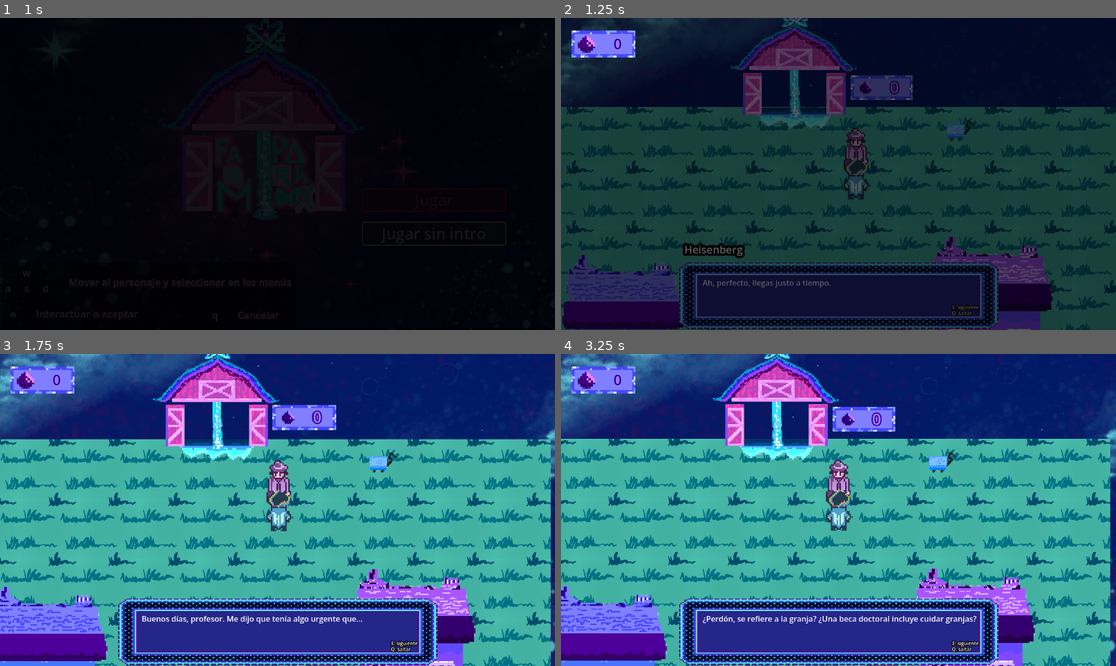
Above: before the commit, frames 1-4 (two rows, left to right).
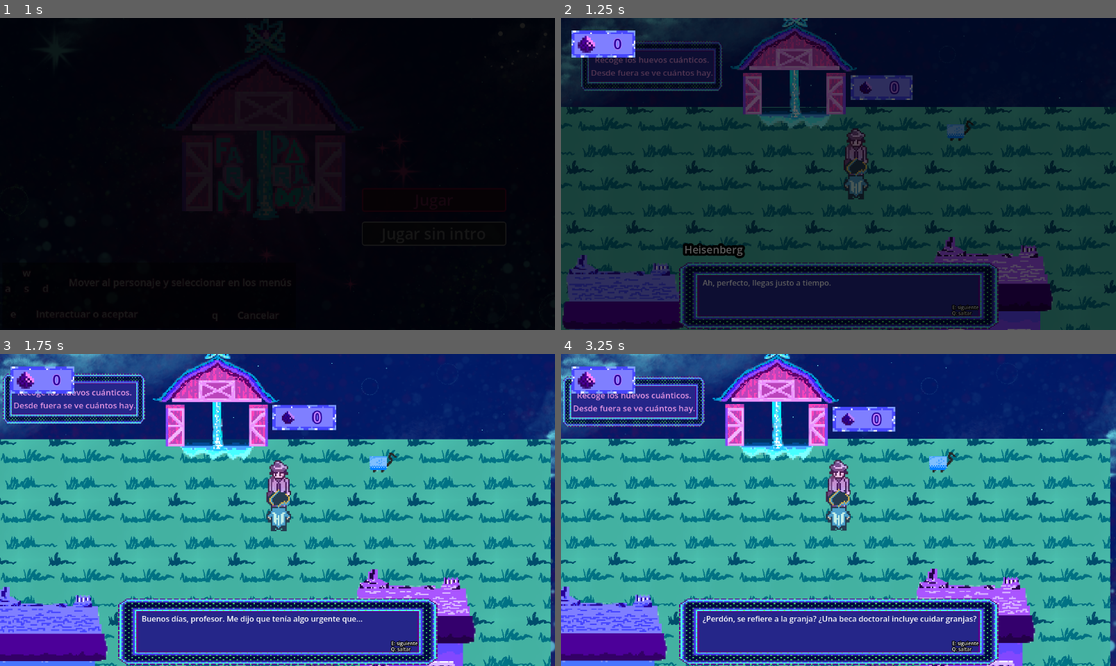
Above: after the commit, the same moments.

Repository: HectorAldao/quantic_gamejam
Game: Godot game, scene res://menus/main_menu/main_menu.tscn
Same seed, same stepped clock (60 frames per second), same inputs: the game is played once before the commit and once after it.
Inputs (mouse positions are in pixels of both pictures, inside the frame that each line leads up to):
- Up to frame 1 (1 s): click "Jugar" at 0.5 s
- Up to frame 2 (1.25 s): no input
- Up to frame 3 (1.75 s): tap Enter (ui_accept) at 1.25, 1.52 s; move the mouse to (399, 494) at 1.27 s; hold D (move_character_right) from 1.28 s (still down); hold E (interact) from 1.28 s (still down)
- Up to frame 4 (3.25 s): move the mouse to (727, 525) at 2.02 s; release D (move_character_right) at 2.03 s; release E (interact) at 2.03 s; hold S (move_character_down) 2.03-2.78 s; tap E (interact) at 2.1 s; tap Enter (ui_accept) at 2.27 s; move the mouse to (894, 441) at 2.77 s; hold D (move_character_right) from 2.78 s (still down); hold E (interact) from 2.78 s (still down)

Frame 1 is identical in both runs. In frame 2, 1.2% of the frame differs, in the area x 3-30%, y 7-24%; in frame 3, 2.9%; in frame 4, 3.0%, in the area x 0-26%, y 7-24%.

Commit message:
feat: add explicaciones

Diff:
--- a/godot_proyecto/scenes/zonas/granja/granja.tscn
+++ b/godot_proyecto/scenes/zonas/granja/granja.tscn
@@ -25,12 +25,54 @@
 [ext_resource type="AudioStream" uid="uid://qa3cb3bqqpxn" path="res://assets/sonidos/erizo_1.mp3" id="21_iednb"]
 [ext_resource type="AudioStream" uid="uid://udear2c6nc8t" path="res://assets/sonidos/conejo_lea_1.mp3" id="23_iednb"]
 [ext_resource type="AudioStream" uid="uid://3ngrs1k6q0uk" path="res://assets/sonidos/conejo_lea_2.mp3" id="24_otj3e"]
+[ext_resource type="Texture2D" uid="uid://d38clopa5xe1l" path="res://assets/text_box/textbox.png" id="25_otj3e"]
 
 [sub_resource type="RectangleShape2D" id="RectangleShape2D_ieqsx"]
 size = Vector2(20, 12.418402)
 
 [sub_resource type="RectangleShape2D" id="RectangleShape2D_j1vlt"]
 size = Vector2(7.757635, 19.980564)
+
+[sub_resource type="LabelSettings" id="LabelSettings_8p500"]
+font_color = Color(0.89843434, 0.59071314, 0.88948995, 1)
+
+[sub_resource type="Animation" id="Animation_otj3e"]
+length = 0.001
+tracks/0/type = "value"
+tracks/0/imported = false
+tracks/0/enabled = true
+tracks/0/path = NodePath(".:position")
+tracks/0/interp = 1
+tracks/0/loop_wrap = true
+tracks/0/keys = {
+"times": PackedFloat32Array(0),
+"transitions": PackedFloat32Array(1),
+"update": 0,
+"values": [Vector2(-254, 661)]
+}
+
+[sub_resource type="Animation" id="Animation_8p500"]
+resource_name = "float"
+length = 4.0
+loop_mode = 1
+tracks/0/type = "value"
+tracks/0/imported = false
+tracks/0/enabled = true
+tracks/0/path = NodePath(".:position")
+tracks/0/interp = 1
+tracks/0/loop_wrap = true
+tracks/0/keys = {
+"times": PackedFloat32Array(0, 2.0098014),
+"transitions": PackedFloat32Array(0.8408964, 1.2311445),
+"update": 0,
+"values": [Vector2(-254, 661), Vector2(-254, 650.165)]
+}
+
+[sub_resource type="AnimationLibrary" id="AnimationLibrary_e2s36"]
+_data = {
+&"RESET": SubResource("Animation_otj3e"),
+&"float": SubResource("Animation_8p500")
+}
 
 [node name="Granja" type="Node2D" unique_id=1924357717]
 script = ExtResource("1_supsg")
@@ -159,6 +201,29 @@
 sprite_texture = ExtResource("12_o7v88")
 sonidos = Array[AudioStream]([ExtResource("23_iednb"), ExtResource("24_otj3e")])
 
+[node name="Explicacion" type="Node2D" parent="." unique_id=1205513705]
+position = Vector2(-254, 661)
+
+[node name="Sprite2D" type="Sprite2D" parent="Explicacion" unique_id=354580545]
+position = Vector2(-5, -18.000002)
+scale = Vector2(1.5559661, 1.7684654)
+texture = ExtResource("25_otj3e")
+
+[node name="Label" type="Label" parent="Explicacion" unique_id=230859321]
+offset_left = -130.0
+offset_top = 7.0
+offset_right = 124.0
+offset_bottom = 82.0
+text = "Pero ver donde están, impide
+saber exactamente cuántos hay"
+label_settings = SubResource("LabelSettings_8p500")
+horizontal_alignment = 1
+vertical_alignment = 1
+
+[node name="AnimationPlayer" type="AnimationPlayer" parent="Explicacion" unique_id=2017296931]
+libraries/ = SubResource("AnimationLibrary_e2s36")
+autoplay = &"float"
+
 [node name="BackgroundLayer" parent="." unique_id=1326306561 instance=ExtResource("13_4ieh7")]
 offset_left = -3522.0
 offset_top = -1443.0
--- a/godot_proyecto/scenes/zonas/pueblo/huevos.gd
+++ b/godot_proyecto/scenes/zonas/pueblo/huevos.gd
@@ -1,7 +1,7 @@
 extends Node2D
 
-@export var min_time: float = 4.0
-@export var max_time: float = 10.0
+@export var min_time: float = 3.0
+@export var max_time: float = 7.0
 @export var max_huevos: int = 10
 
 var label: Label
@@ -71,8 +71,8 @@
 		max_huevos += 3
 
 	if Global.cientificas_aceptadas.has("schrodinger"):
-		min_time -= 1
-		max_time -= 2
+		#min_time -= 1
+		#max_time -= 2
 		max_huevos += 3
 
 	# Ensure times don't go below a minimum threshold
--- a/godot_proyecto/scenes/zonas/pueblo/pueblo.tscn
+++ b/godot_proyecto/scenes/zonas/pueblo/pueblo.tscn
@@ -30,6 +30,7 @@
 [ext_resource type="AudioStream" uid="uid://ddati17u3spn5" path="res://assets/sonidos/puerta_granja.mp3" id="23_yiqyg"]
 [ext_resource type="Script" uid="uid://drgdot8r36rgv" path="res://scenes/zonas/pueblo/huevos_30.gd" id="27_66q0a"]
 [ext_resource type="Texture2D" uid="uid://c0a1sqoegka16" path="res://assets/candado/candado.png" id="28_bgec2"]
+[ext_resource type="Texture2D" uid="uid://d38clopa5xe1l" path="res://assets/text_box/textbox.png" id="29_pljbx"]
 
 [sub_resource type="Animation" id="Animation_tw8j6"]
 length = 0.001
@@ -320,6 +321,48 @@
 &"RESET": SubResource("Animation_bgec2"),
 &"no": SubResource("Animation_pljbx"),
 &"open": SubResource("Animation_i6at2")
+}
+
+[sub_resource type="LabelSettings" id="LabelSettings_pljbx"]
+font_size = 17
+font_color = Color(0.89843434, 0.59071314, 0.88948995, 1)
+
+[sub_resource type="Animation" id="Animation_h0ni0"]
+length = 0.001
+tracks/0/type = "value"
+tracks/0/imported = false
+tracks/0/enabled = true
+tracks/0/path = NodePath(".:position")
+tracks/0/interp = 1
+tracks/0/loop_wrap = true
+tracks/0/keys = {
+"times": PackedFloat32Array(0),
+"transitions": PackedFloat32Array(1),
+"update": 0,
+"values": [Vector2(-316, -802.085)]
+}
+
+[sub_resource type="Animation" id="Animation_js6xl"]
+resource_name = "float"
+length = 4.0
+loop_mode = 1
+tracks/0/type = "value"
+tracks/0/imported = false
+tracks/0/enabled = true
+tracks/0/path = NodePath(".:position")
+tracks/0/interp = 1
+tracks/0/loop_wrap = true
+tracks/0/keys = {
+"times": PackedFloat32Array(0, 2.0333333),
+"transitions": PackedFloat32Array(1.5691684, 0.6597539),
+"update": 0,
+"values": [Vector2(-316, -802.085), Vector2(-316, -792.485)]
+}
+
+[sub_resource type="AnimationLibrary" id="AnimationLibrary_ym308"]
+_data = {
+&"RESET": SubResource("Animation_h0ni0"),
+&"float": SubResource("Animation_js6xl")
 }
 
 [sub_resource type="RectangleShape2D" id="RectangleShape2D_mjabk"]
@@ -542,6 +585,29 @@
 root_node = NodePath("../Sprite2D")
 libraries/ = SubResource("AnimationLibrary_i6at2")
 
+[node name="Explicacion" type="Node2D" parent="." unique_id=342864109]
+position = Vector2(-316, -802.085)
+
+[node name="Sprite2D" type="Sprite2D" parent="Explicacion" unique_id=500231203]
+position = Vector2(-5, -18.000002)
+scale = Vector2(1.5559661, 1.7684654)
+texture = ExtResource("29_pljbx")
+
+[node name="Label" type="Label" parent="Explicacion" unique_id=24015963]
+offset_left = -130.0
+offset_top = 7.0
+offset_right = 124.0
+offset_bottom = 82.0
+text = "Recoge los huevos cuánticos.
+Desde fuera se ve cuántos hay."
+label_settings = SubResource("LabelSettings_pljbx")
+horizontal_alignment = 1
+vertical_alignment = 1
+
+[node name="AnimationPlayer" type="AnimationPlayer" parent="Explicacion" unique_id=1260539281]
+libraries/ = SubResource("AnimationLibrary_ym308")
+autoplay = &"float"
+
 [node name="Personaje" parent="." unique_id=778088364 instance=ExtResource("7_owgkr")]
 position = Vector2(0, -550)
 
Not shown, changed: docs/index.html
Not shown, changed: docs/index.pck
